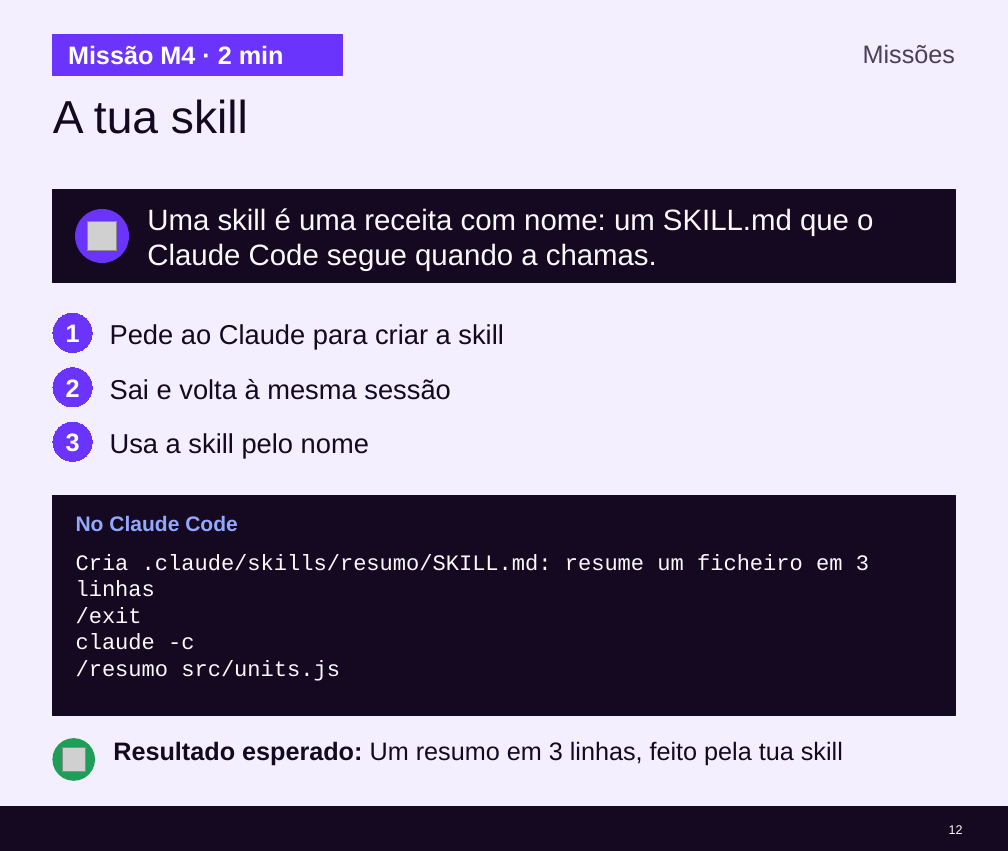
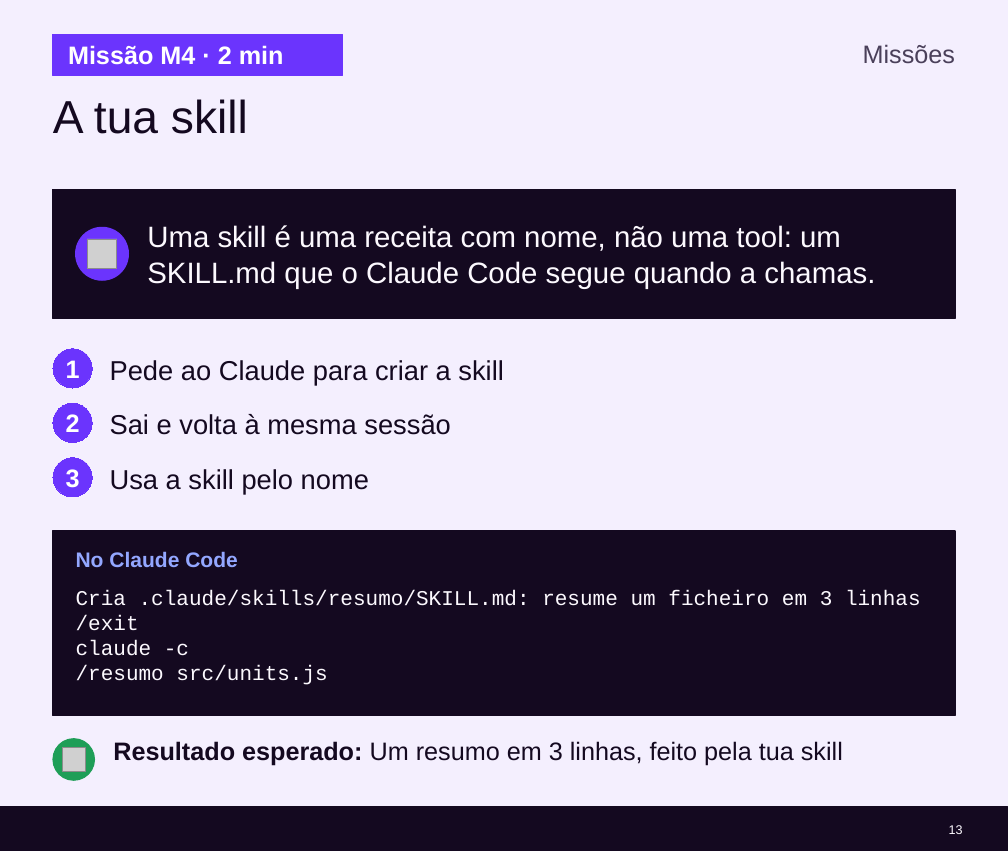
Before and after one commit to cx-guilherme-pinto/workshop-claude, a slide deck: slide 13 of slides/workshop-v2.pptx (slide 12 before the commit). Drawn at 1008x851 pixels with LibreOffice and Linux fonts; fonts in the diff are those of the drawing; grey boxes stand for pictures; background and template pictures are left out. Boxes give left, top, right and bottom in pixels: in the first picture for what was removed or moved away, otherwise in the second. Text is boxed around its words. In the diff, an @@ line names an element or a change of style, - is before the commit and + after.

```diff
--- a/slides/workshop-v2.pptx
+++ b/slides/workshop-v2.pptx
@@ rectangle: place and size @@
-rectangle at <box>53,189,955,283</box>
+rectangle at <box>53,189,955,318</box>
@@ ellipse: place and size @@
-ellipse at <box>76,209,129,262</box>
+ellipse at <box>76,227,129,280</box>
@@ picture: place and size @@
-picture at <box>87,221,116,250</box>
+picture at <box>87,239,116,268</box>
@@ text at <box>147,225,875,289</box>: text changed @@
-Uma skill é uma receita com nome: um SKILL.md que o Claude Code segue quando a chamas.
+Uma skill é uma receita com nome, não uma tool: um SKILL.md que o Claude Code segue quando a chamas.
@@ 4 texts, 3 ellipses: place and size @@
-4 texts, 3 ellipses at <box>53,313,503,532</box>
+4 texts, 3 ellipses at <box>53,349,503,568</box>
@@ rectangle: place and size @@
-rectangle at <box>53,495,955,716</box>
+rectangle at <box>53,531,955,715</box>
@@ text "Cria .claude/skills/resumo/SKILL.md: resume um ficheiro ...": place and size @@
-text "Cria .claude/skills/resumo/SKILL.md: resume um ficheiro ..." at <box>76,554,869,681</box>
+text "Cria .claude/skills/resumo/SKILL.md: resume um ficheiro ..." at <box>76,590,921,685</box>
@@ text "Cria .claude/skills/resumo/SKILL.md: resume um ficheiro ..." at <box>76,590,921,685</box>: size 21 to 20 pt @@
@@ page number at <box>949,825,963,834</box>: text changed @@
-12
+13
```
Also in this commit, not shown: 3 other slides changed, 2 slides added, 1 slide removed, 57 other files.
